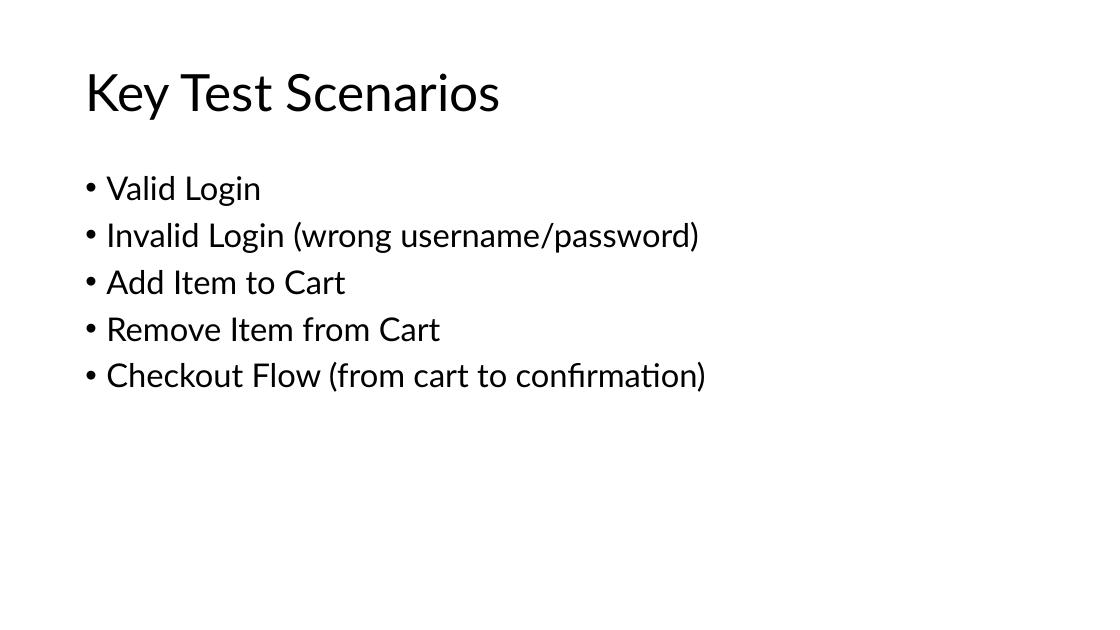
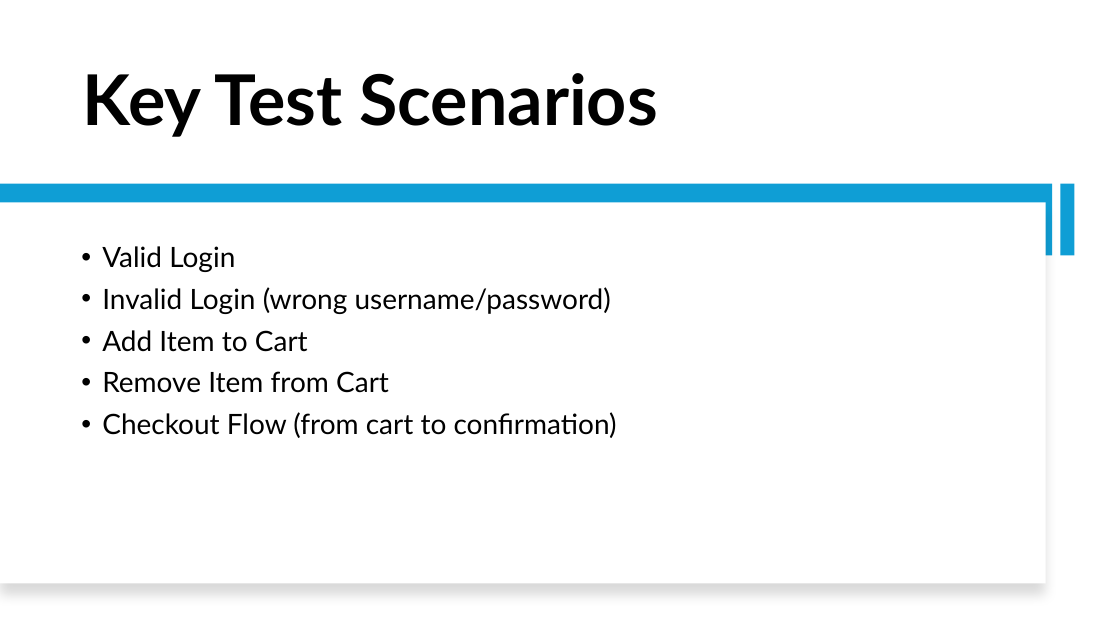
Before and after one commit to kirankumar792001/SauceDemo_CapstoneProject, a slide deck: slide 4 of PPT.pptx. Drawn at 1120x630 pixels with LibreOffice and Linux fonts; fonts in the diff are those of the drawing. Boxes give left, top, right and bottom in pixels: in the first picture for what was removed or moved away, otherwise in the second. Text is boxed around its words. In the diff, an @@ line names an element or a change of style, - is before the commit and + after.

```diff
--- a/PPT.pptx
+++ b/PPT.pptx
@@ title "Key Test Scenarios" at [83, 73, 658, 137]: size 44 to 60 pt, bold on; vertical alignment middle to bottom @@
@@ rectangle added at [0, 184, 1053, 255], fill #0F9ED5 @@
@@ rectangle added at [0, 202, 1046, 584], fill #FFFFFF @@
@@ rectangle added at [1060, 184, 1075, 255], fill #0F9ED5 @@
@@ text "Valid Login": place and size @@
-text "Valid Login" at [106, 176, 706, 392]
+text "Valid Login" at [102, 246, 617, 438]
@@ text "Valid Login" at [102, 246, 617, 438]: size 28 to 24 pt @@
```
Also in this commit, not shown: 12 other slides changed, 1 slide added.
